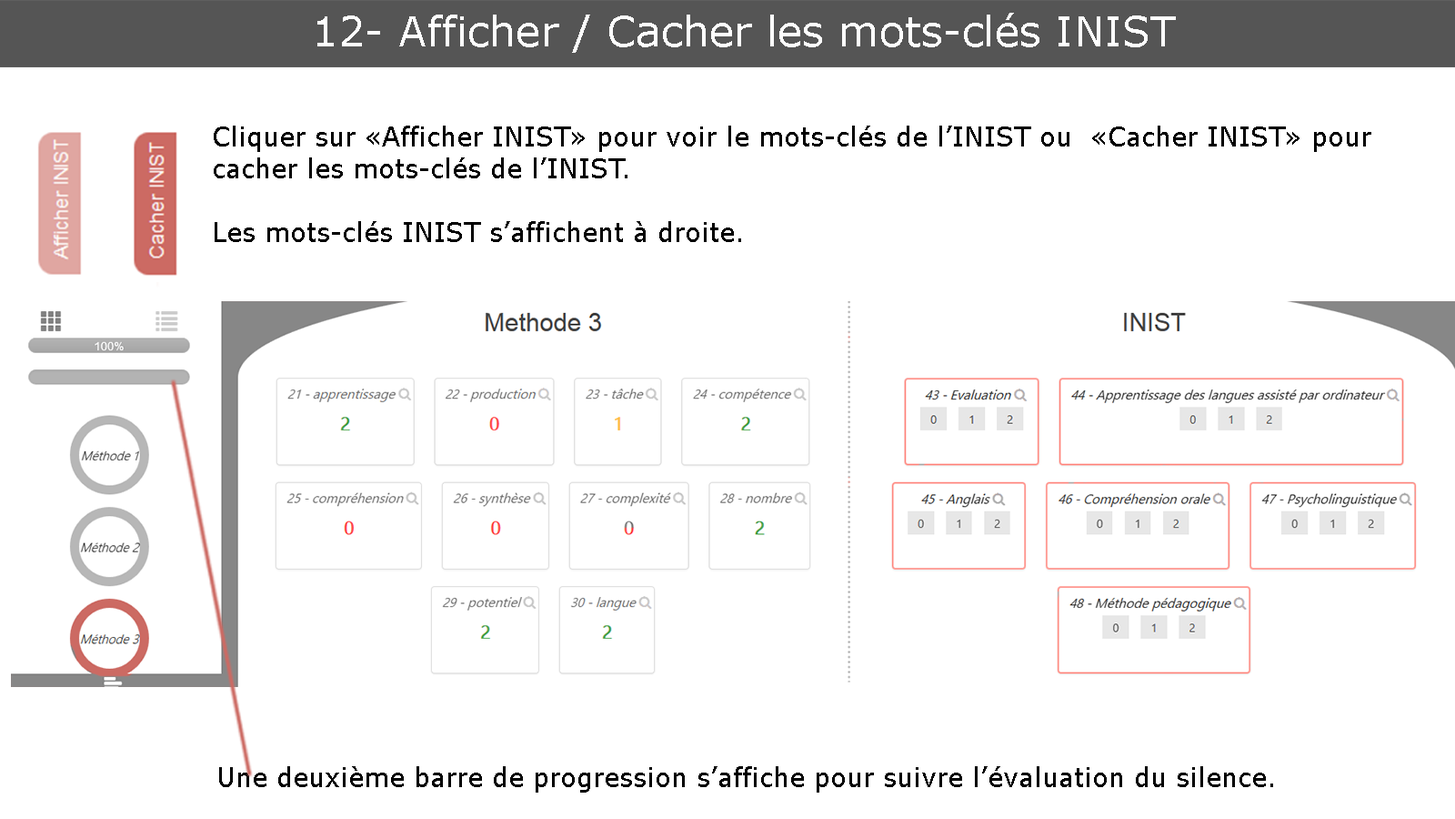
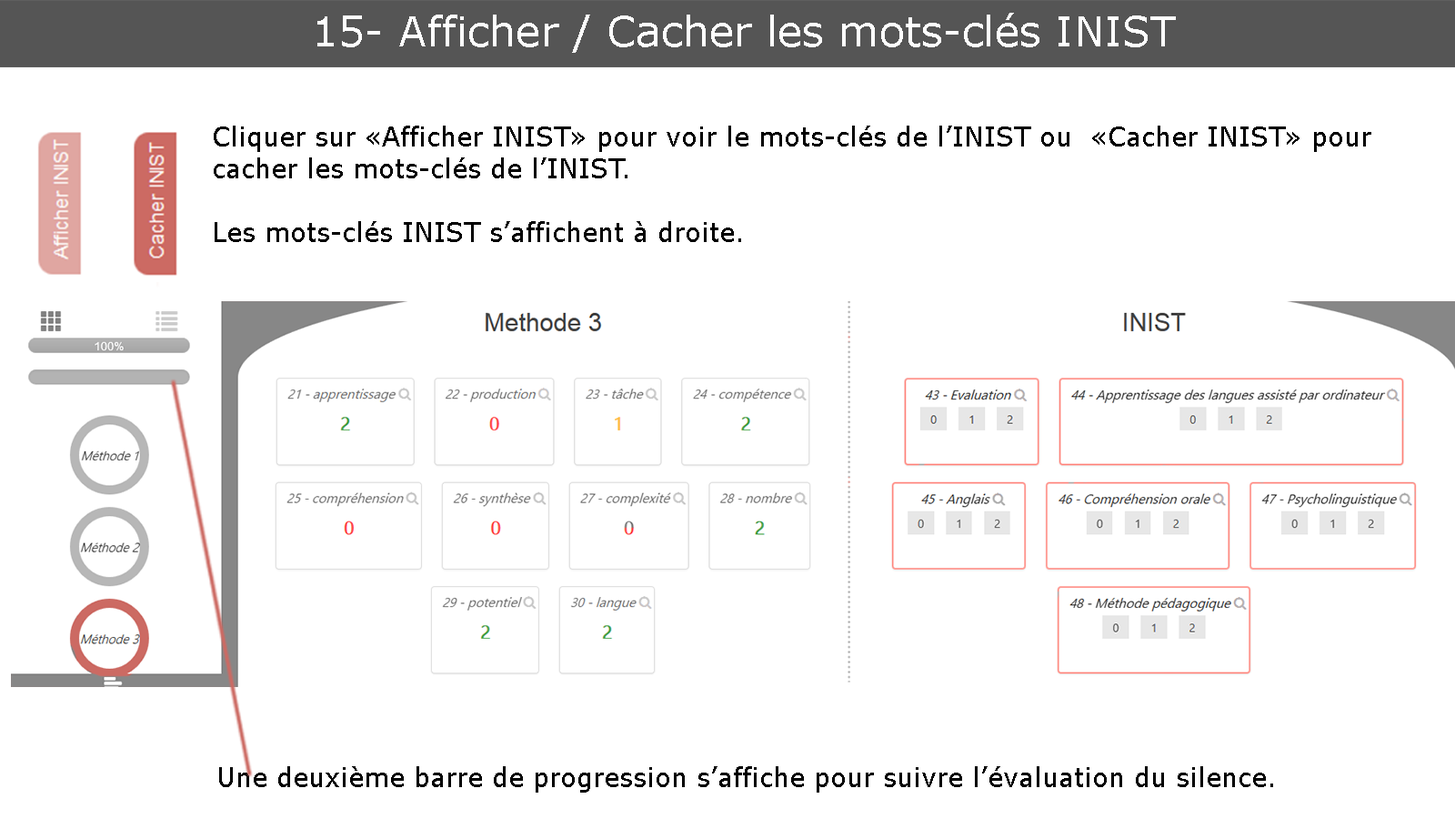
Layer changes from the first w=1455, h=819 image to the second:
renamed "12- Afficher / Cacher les mots-clés INIST" to "15- Afficher / Cacher les mots-clés INIST", painted on it over [342, 15, 363, 48]
